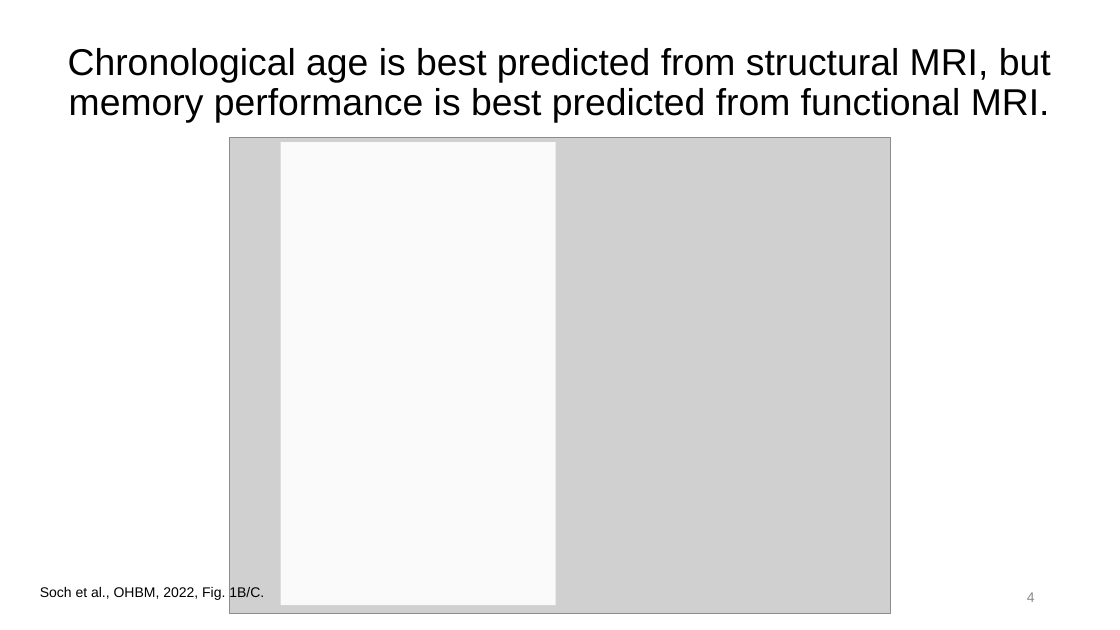
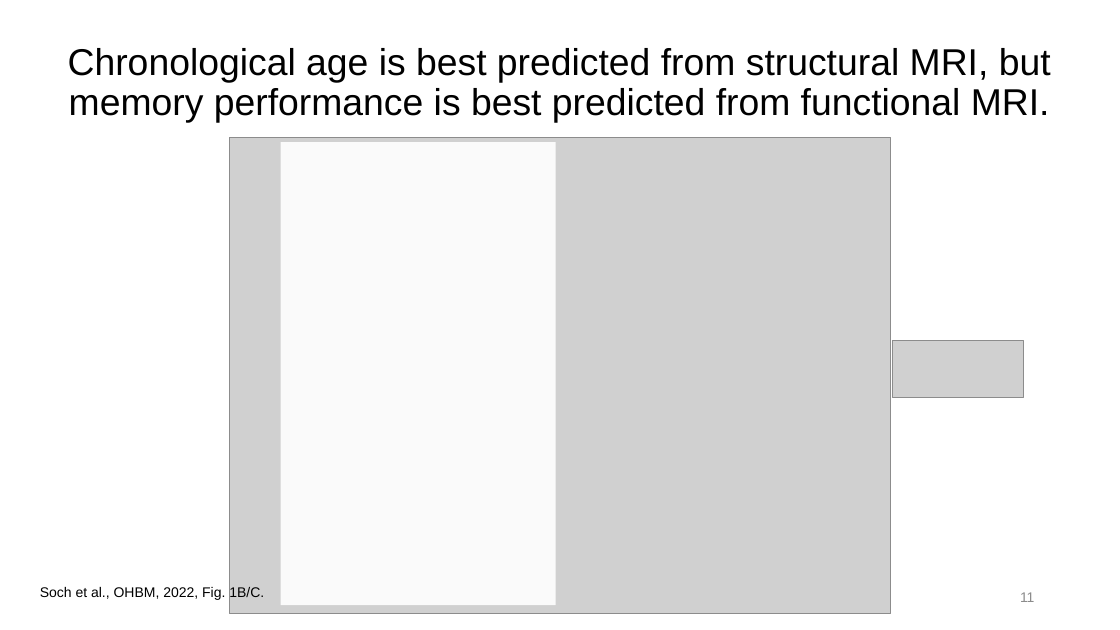
Before and after one commit to JoramSoch/OHBM_2022, a slide deck: slide 11 of Talks/OHBM_2022_Talk_B_FADE.pptx (slide 4 before the commit). Drawn at 1120x630 pixels with LibreOffice and Linux fonts; fonts in the diff are those of the drawing; grey boxes stand for pictures. Boxes give left, top, right and bottom in pixels: in the first picture for what was removed or moved away, otherwise in the second. Text is boxed around its words. In the diff, an @@ line names an element or a change of style, - is before the commit and + after.

```diff
--- a/Talks/OHBM_2022_Talk_B_FADE.pptx
+++ b/Talks/OHBM_2022_Talk_B_FADE.pptx
@@ picture added at (893, 340, 1023, 398) @@
@@ page number at (1020, 592, 1034, 602): text changed @@
-4
+11
```
Also in this commit, not shown: 2 other slides changed, 11 slides added, 1 slide removed, 2 other files.
